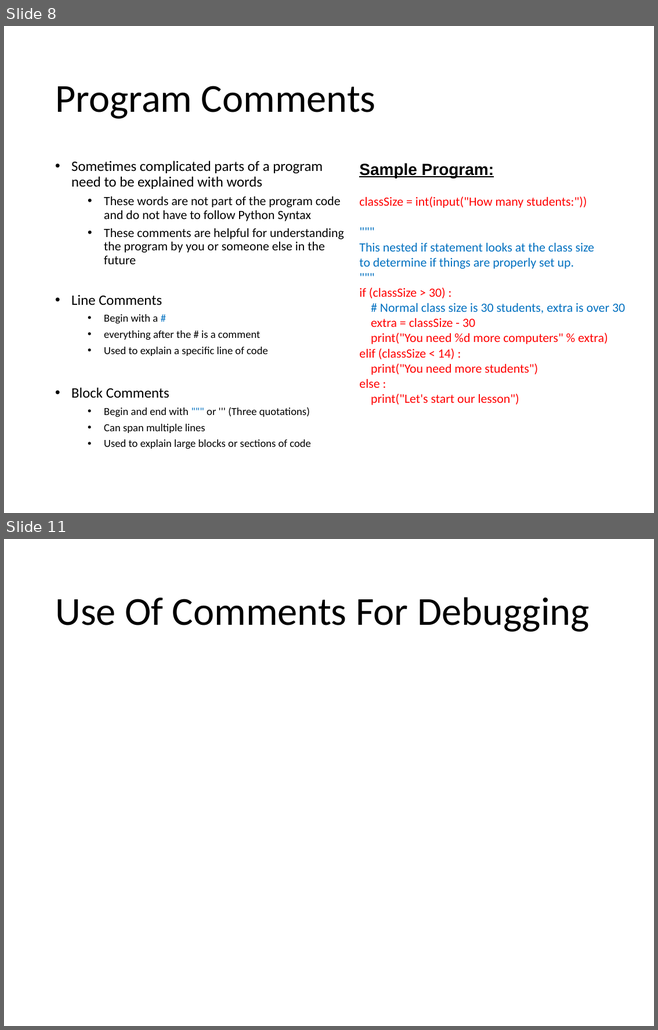
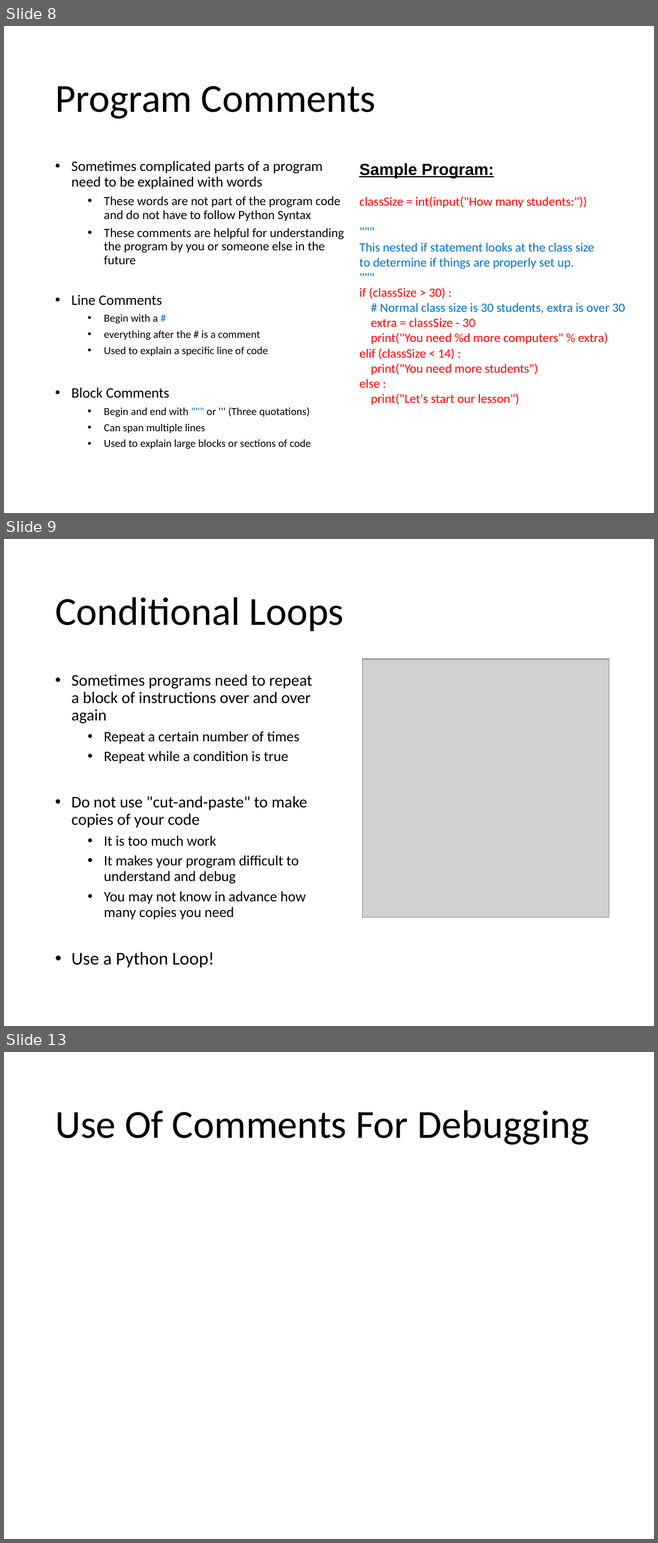
Before and after one commit to Greg5519/ICS2O0, a slide deck: Topic B Programming Introduction/B.3 Lesson - Python Control Basics.pptx. Shown one above the other, each under a label of ours: slides 8 and 11 before the commit, slides 8, 9 and 13 after it; the slides between them are not shown. The pictures are 658x1030 and 658x1543 pixels, drawn with LibreOffice and Linux fonts; fonts in the diff are those of the drawing; grey boxes stand for pictures. Boxes give left, top, right and bottom in pixels: in the first picture for what was removed or moved away, otherwise in the second. Text is boxed around its words. In the diff, an @@ line names an element or a change of style, - is before the commit and + after.

```diff
--- a/Topic B Programming Introduction/B.3 Lesson - Python Control Basics.pptx
+++ b/Topic B Programming Introduction/B.3 Lesson - Python Control Basics.pptx
@@ slide 9 added at [4, 539, 654, 1026], background #FFFFFF @@
@@ title added at [55, 597, 343, 631], 44 pt, text #000000 @@
+Conditional Loops
@@ picture added at [362, 659, 609, 918] @@
@@ text added at [71, 674, 312, 968], 16 pt, text #000000 @@
+• Sometimes programs need to repeat a block of instructions over and over again
+  • Repeat a certain number of times
+  • Repeat while a condition is true
+• Do not use "cut-and-paste" to make copies of your code
+  • It is too much work
+  • It makes your program difficult to understand and debug
+  • You may not know in advance how many copies you need
+• Use a Python Loop!
@@ what was slide 11 is now slide 13 @@
```
Also in this commit, not shown: 3 other slides added, 2 slides removed, 2 other files.
